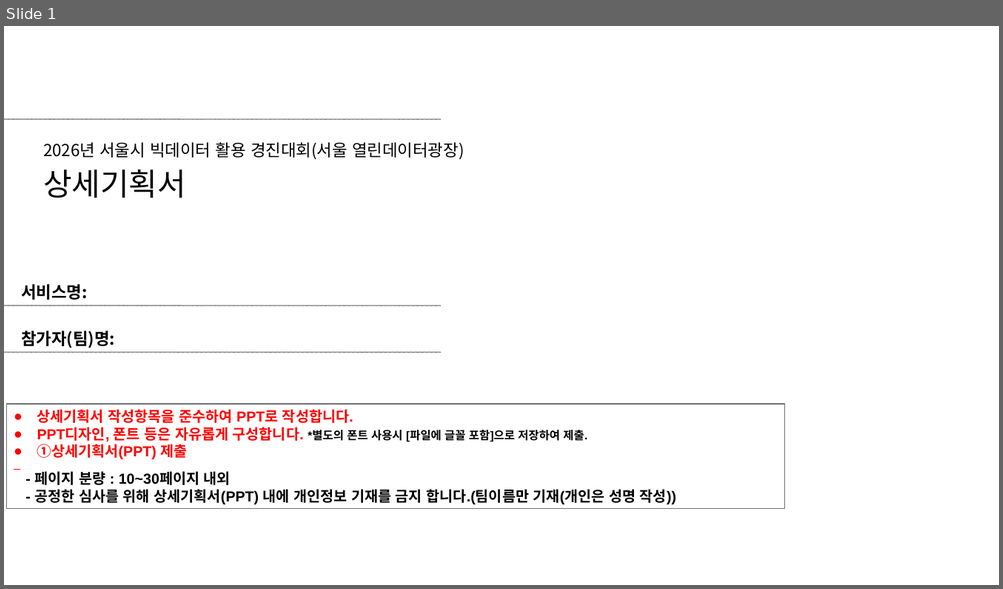
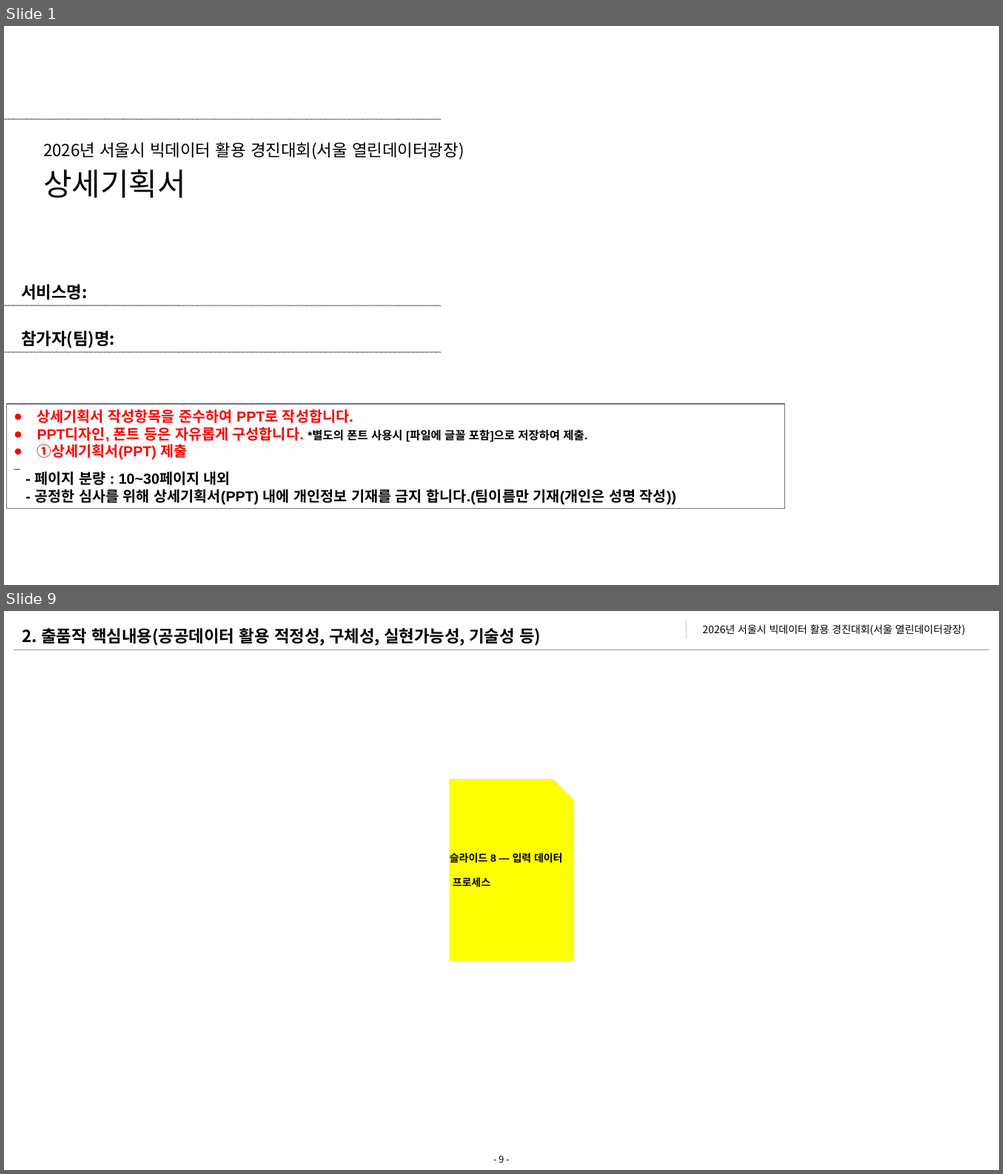
Before and after one commit to 2026-DSLab/2026-Seoul-Bigdata-Contest, a slide deck: 제출서류/[2026 서울시 빅데이터 활용 경진대회_창업부분]_팀명_서비스명_상세기획서.ppt. Shown one above the other, each under a label of ours: slide 1 before the commit, slides 1 and 9 after it; the slides between them are not shown. The pictures are 1003x589 and 1003x1174 pixels, drawn with LibreOffice and Linux fonts; fonts in the diff are those of the drawing; background and template pictures are left out. Boxes give left, top, right and bottom in pixels: in the first picture for what was removed or moved away, otherwise in the second. Text is boxed around its words. In the diff, an @@ line names an element or a change of style, - is before the commit and + after.

```diff
--- a/제출서류/[2026 서울시 빅데이터 활용 경진대회_창업부분]_팀명_서비스명_상세기획서.ppt
+++ b/제출서류/[2026 서울시 빅데이터 활용 경진대회_창업부분]_팀명_서비스명_상세기획서.ppt
@@ slide 9 added at box(4, 611, 999, 1170), background #FFFFFF @@
@@ text added at box(22, 628, 540, 646), 16 pt, text #000000, bold @@
+2. 출품작 핵심내용(공공데이터 활용 적정성, 구체성, 실현가능성, 기술성 등)
@@ rectangle added at box(684, 620, 688, 640), fill #E8E8E8, outline #FEFFFE 2.01 pt @@
@@ text added at box(703, 624, 965, 635), 10 pt, text #000000 @@
+2026년 서울시 빅데이터 활용 경진대회(서울 열린데이터광장)
@@ line added from (14, 649) to (988, 649), #A6A6A6 0.99 pt @@
@@ freeform shape added at box(449, 780, 574, 962), fill #FFFF00, outline #D9D9D9 0.26 pt, 10 pt, text #000000, bold @@
+슬라이드 8 — 입력 데이터
+프로세스
@@ page number added at box(498, 1156, 504, 1163), 9 pt, text #000000 @@
+- 9 -
```
Also in this commit, not shown: 18 other slides added, 7 slides removed.
